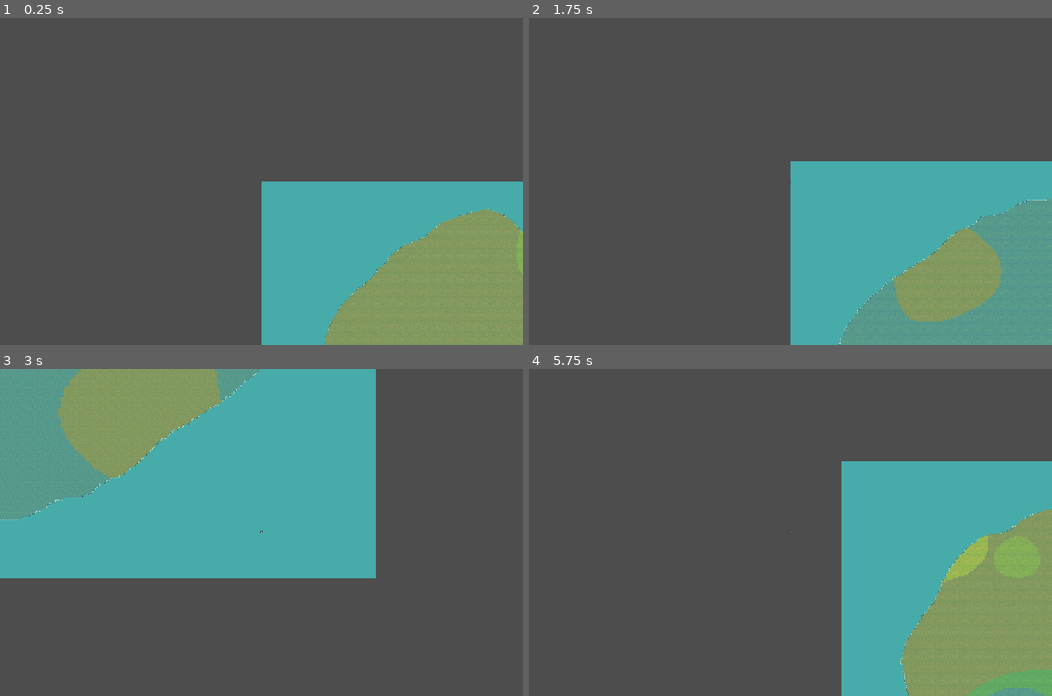
Above: before the commit, frames 1-4 (two rows, left to right).
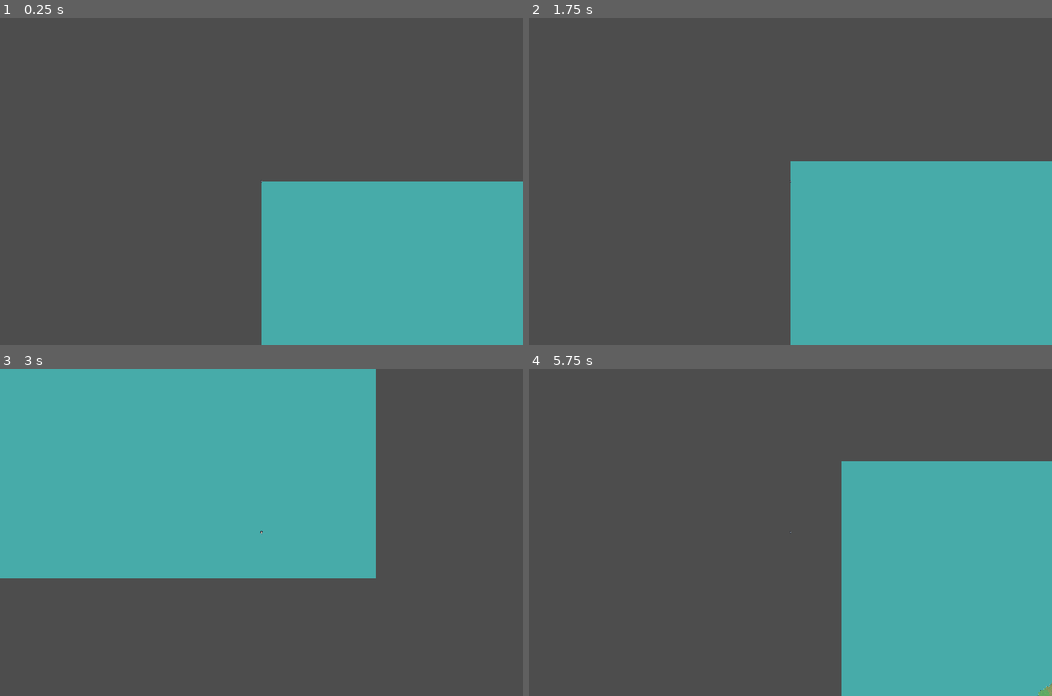
Above: after the commit, the same moments.

Repository: August099/juegoMulti
Game: Godot game, scene res://Escenario/world_generation.tscn
Same seed, same stepped clock (60 frames per second), same inputs: the game is played once before the commit and once after it. This scene is started directly instead of the project's main scene.
Inputs (mouse positions are in pixels of both pictures, inside the frame that each line leads up to):
- Up to frame 1 (0.25 s): no input
- Up to frame 2 (1.75 s): tap Enter (ui_accept) at 0.5, 0.77, 1.52 s; move the mouse to (905, 165) at 0.52 s; hold D (MoveRight) 0.53-1.28 s; hold Tab (Tab) 0.53-1.28 s; move the mouse to (685, 197) at 1.27 s; hold S (MoveDown) from 1.28 s (still down); tap Mouse wheel up (ZoomIn) at 1.35 s
- Up to frame 3 (3 s): move the mouse to (313, 460) at 2.02 s; release S (MoveDown) at 2.03 s; hold D (MoveRight) 2.03-2.78 s; tap Mouse wheel down (ZoomOut) at 2.1 s; move the mouse to (235, 597) at 2.77 s; hold W (MoveUp) from 2.78 s (still down); tap Tab (Tab) at 2.85 s
- Up to frame 4 (5.75 s): tap Enter (ui_accept) at 3.02, 3.77, 4.52 s; move the mouse to (947, 581) at 3.52 s; release W (MoveUp) at 3.53 s; hold A (MoveLeft) 3.53-5.03 s; tap Mouse wheel up (ZoomIn) at 3.6 s; move the mouse to (633, 483) at 4.27 s; tap Mouse wheel down (ZoomOut) at 4.35 s; move the mouse to (816, 532) at 5.02 s; hold S (MoveDown) from 5.03 s (still down); hold Tab (Tab) from 5.03 s (still down)

The runs differ from the first frame. In frame 1, 11% of the frame differs, in the area x 62-100%, y 58-100%; in frame 2, 12%; in frame 3, 14%, in the area x 0-50%, y 0-47%; in frame 4, 12%.

Commit message:
island generation v2
porfavornoterompas

Diff:
--- a/Escenario/world_generation.gd
+++ b/Escenario/world_generation.gd
@@ -3,6 +3,7 @@
 @export var noise_temperature_text: NoiseTexture2D
 @export var noise_moisture_text: NoiseTexture2D
 @export var noise_altitude_text: NoiseTexture2D
+@export var noise_island_falloff_text: NoiseTexture2D
 
 @onready var tile_map = $TileMap
 
@@ -11,6 +12,7 @@
 var temperature_noise: Noise
 var moisture_noise: Noise
 var altitude_noise: Noise
+var island_falloff_noise: Noise
 
 #layers
 var decoration_layer = 0
@@ -26,15 +28,14 @@
 var source_arr = [0, 1, 2, 3, 4]
 
 #world size
-var width: int = 300
-var height: int = 300
+var width: int = 500
+var height: int = 500
 
 var center_x = width / 2.0
 var center_y = height / 2.0
 var max_distance = sqrt(center_x * center_x + center_y * center_y)
 
-var island_size = 0.8
-var terrain_gain = 0.6
+var island_size := 0.8
 
 # la dificultad del bioma se aplica segun lo cercano que este a la estructura del boss
 var biomes = {}
@@ -43,10 +44,12 @@
 	temperature_noise = noise_temperature_text.noise
 	moisture_noise = noise_moisture_text.noise
 	altitude_noise = noise_altitude_text.noise
+	island_falloff_noise = noise_island_falloff_text.noise
 
 	temperature_noise.seed = randi() #world_seed
 	moisture_noise.seed = randi() #world_seed + 1
 	altitude_noise.seed = randi()
+	island_falloff_noise.seed = randi()
 
 	print(temperature_noise.seed)
 	print(moisture_noise.seed)
@@ -76,17 +79,16 @@
 			var temperature_noise_value = (temperature_noise.get_noise_2d(x, y) + 1.0) * 0.5
 			var moisture_noise_value = (moisture_noise.get_noise_2d(x, y) + 1.0) * 0.5
 			var altitude_noise_value = (altitude_noise.get_noise_2d(x, y) + 1.0) * 0.5
+			var island_falloff_value = (island_falloff_noise.get_noise_2d(x, y) + 1.0) * 0.5
 
 			var nx = (x - center_x) / center_x
 			var ny = (y - center_y) / center_y
 			var distance = sqrt(nx * nx + ny * ny)
+			distance = clamp(distance, 0.0, 1.0)
+# mientras mas grande es el numero que multiplica a la distancia, mas probable es que haya tierra cerca del borde
+			var falloff = clamp(pow((1 - distance) * 3.5 + island_falloff_value * 0.2, 3.0), 0.0, 1.0)
 
-			distance = clamp(distance * island_size, 0.0, 1.0)
-
-			if distance < island_size:
-				altitude_noise_value = clamp(altitude_noise_value / terrain_gain, 0.0, 1.1)
-
-			altitude_noise_value = altitude_noise_value - falloff(distance)
+			altitude_noise_value *= falloff
 
 			if altitude_noise_value > 0.5:
 				if (between(temperature_noise_value, 0, 0.35) && between(moisture_noise_value, 0, 0.55)) || (between(temperature_noise_value, 0.35, 0.6) && between(moisture_noise_value, 0.55, 0.75)):
@@ -115,6 +117,7 @@
 			#if counter % 100 == 0:
 				#print("Almost crashed", counter)
 				# await get_tree().process_frame
+
 
 	switch_biome_probability(source_arr[0], 1)
 	tile_map.set_cells_terrain_connect(ground_layer, grass_tiles.color_0, 0, 0)
@@ -168,9 +171,6 @@
 
 			tile_data.probability = probability
 
-func falloff(dist: float, a := 4.0, b := 2.6):
-	return pow(dist, a) / (pow(dist, a) + pow(b - b * dist, a))
-
 #var noise_temp_val_arr = []
 #var noise_moi_val_arr = []
 
--- a/Escenario/world_generation.tscn
+++ b/Escenario/world_generation.tscn
@@ -17,12 +17,24 @@
 
 [sub_resource type="FastNoiseLite" id="FastNoiseLite_0w4u6"]
 noise_type = 5
+frequency = 0.015
 fractal_octaves = 4
 fractal_gain = 0.45
 fractal_ping_pong_strength = 1.0
 
 [sub_resource type="NoiseTexture2D" id="NoiseTexture2D_acbem"]
+width = 500
+height = 500
 noise = SubResource("FastNoiseLite_0w4u6")
+
+[sub_resource type="FastNoiseLite" id="FastNoiseLite_184dh"]
+noise_type = 3
+frequency = 0.005
+fractal_octaves = 2
+fractal_gain = 0.4
+
+[sub_resource type="NoiseTexture2D" id="NoiseTexture2D_5nfj1"]
+noise = SubResource("FastNoiseLite_184dh")
 
 [sub_resource type="TileMapPattern" id="TileMapPattern_20loj"]
 tile_data = PackedInt32Array(0, 393218, 3, 65536, 393218, 4)
@@ -2185,6 +2197,7 @@
 noise_temperature_text = ExtResource("2_vp17p")
 noise_moisture_text = ExtResource("3_1d3xq")
 noise_altitude_text = SubResource("NoiseTexture2D_acbem")
+noise_island_falloff_text = SubResource("NoiseTexture2D_5nfj1")
 
 [node name="player" parent="." instance=ExtResource("4_41ivw")]
 
--- a/assets/noise/world_generation_moisure.tres
+++ b/assets/noise/world_generation_moisure.tres
@@ -9,6 +9,6 @@
 fractal_weighted_strength = 0.2
 
 [resource]
-width = 250
-height = 250
+width = 500
+height = 500
 noise = SubResource("FastNoiseLite_hcqlc")
--- a/assets/noise/world_generation_temperature_2.tres
+++ b/assets/noise/world_generation_temperature_2.tres
@@ -7,6 +7,6 @@
 fractal_gain = 1.8
 
 [resource]
-width = 250
-height = 250
+width = 500
+height = 500
 noise = SubResource("FastNoiseLite_l1c3p")
Not shown: 1 places in Escenario/world_generation.tscn that only renumber resources
